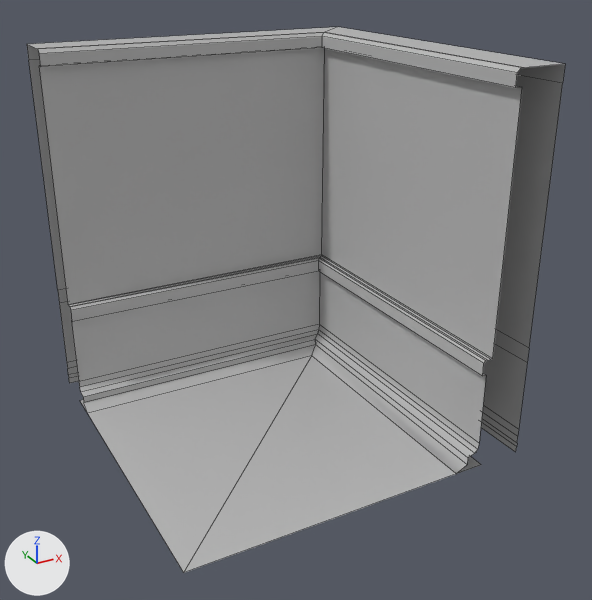
The FBX model GhostMunch/Assets/Meshes/Modular_Building/SM_Building_Wall_Corner_90_000.fbx as it was, and as the next commit left it.
Camera for both pictures: a 50 mm lens placed at (10.07, 2.35, 5.3), pointed at (14.1, 9.69, 1.63). The axes (+X, +Y, +Z) are drawn at lower left. The lights are the same throughout. Mesh edges are drawn as thin lines. Where no turn or scale is listed for an object, it has been applied to the vertices.

The first picture shows 'SM_Wall90_000'.
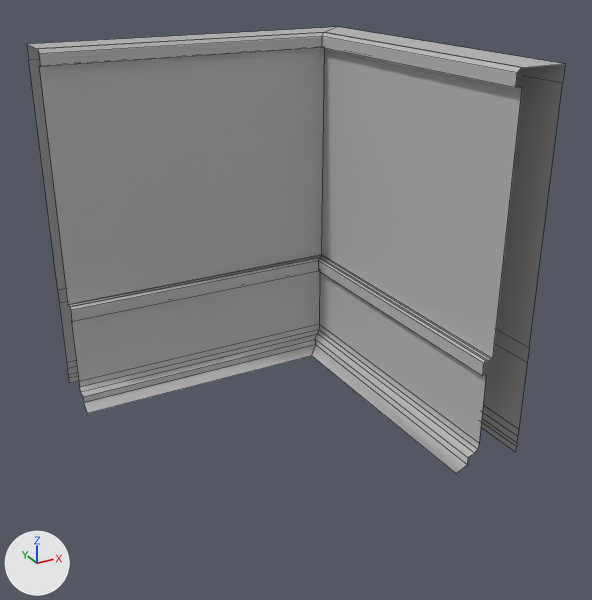
The newer file is also turned or shifted as a whole; pictures and numbers use the older file's frame.

Where the change shows, as pixel boxes [x1, y1, x2, y2] in the pictures (592 x 600 px):
'SM_Wall90_000', reshaped (18% shorter): before [27, 27, 565, 573]; after [27, 27, 565, 474]
part 1 of me_mesh, deleted: before [80, 356, 481, 573]
part 2 of me_mesh, recoloured: [83, 342, 484, 474] in both

The edits, one by one:
me_mesh is used by ob_sm_wall90_000; location (12.0, 12.0, 0.0).
me_mesh had 88 vertices, 55 faces and spanned x 0.0..4.0, y -4.0..0.0, z 0.0..4.25.
me_mesh now has 84 vertices, 53 faces and spans x 0.0..4.0, y -4.0..0.0, z 0.0..4.25.
me_mesh part 1: the loose piece of 4 vertices spanning x 0.0..3.5, y -4.0..-0.5, z 0.0 is deleted.
me_mesh part 2: 37 faces spanning x 0.0..4.0, y -4.0..0.0, z 0.0..1.32 switch from mat_stingraypbs47 (its picture is missing) to mat_stingraypbs48 (grey #bcbcbc).
